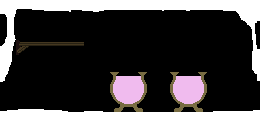
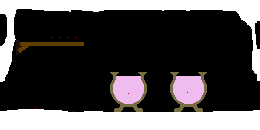
Comparing the layer stacks of the two (260, 130) images. Changes:
hid "Layer" over bbox(17, 42, 84, 53)
painted on "Background" over bbox(36, 37, 188, 112)
